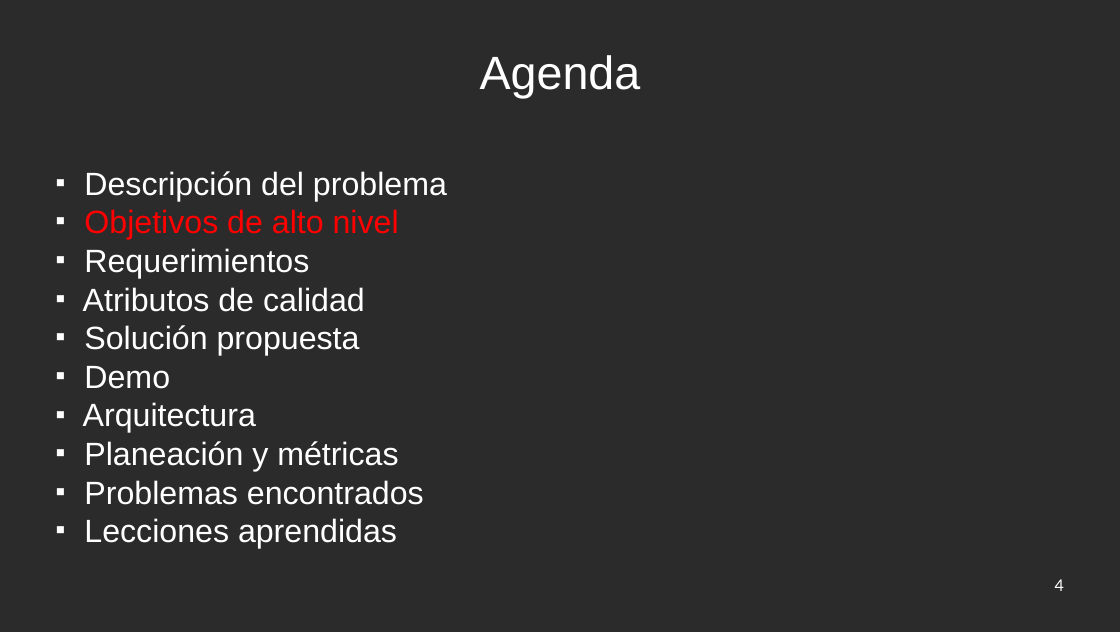
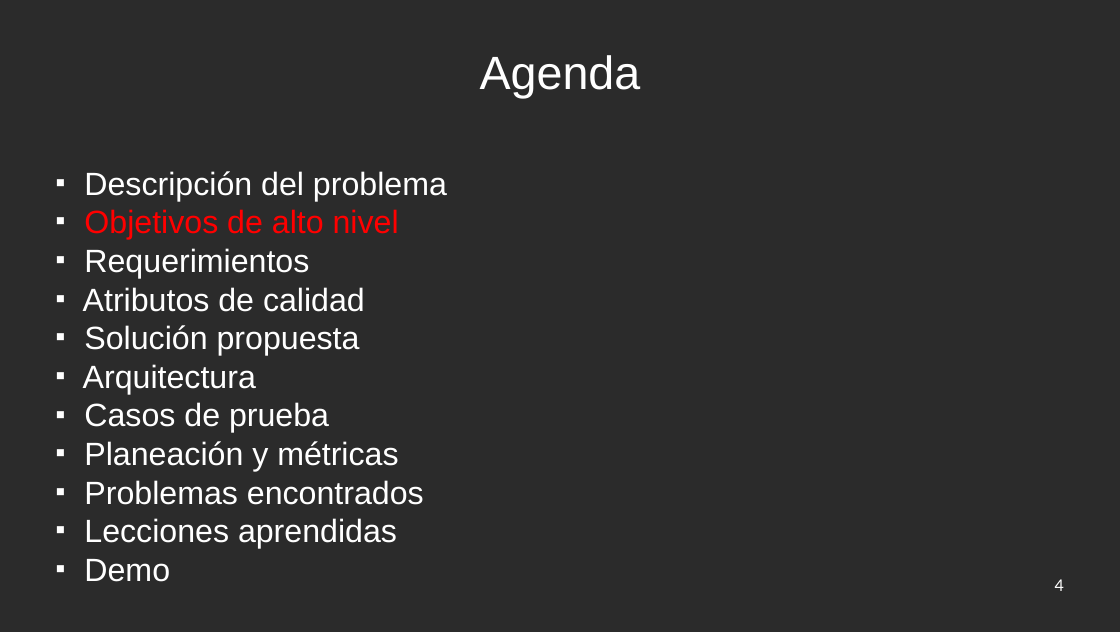
Before and after one commit to jw92/PPR, a slide deck: slide 4 of final.odp. Drawn at 1120x632 pixels with LibreOffice and Linux fonts; fonts in the diff are those of the drawing; background and template pictures are left out; a plain dark background stands for a picture behind light text. Boxes give left, top, right and bottom in pixels: in the first picture for what was removed or moved away, otherwise in the second. Text is boxed around its words. In the diff, an @@ line names an element or a change of style, - is before the commit and + after.

```diff
--- a/final.odp
+++ b/final.odp
@@ subtitle at (84, 366, 170, 389): paragraph removed @@
-■ Demo
@@ subtitle at (84, 402, 329, 433): paragraph added @@
+■ Casos de prueba
@@ subtitle at (84, 559, 170, 582): paragraph added @@
+■ Demo
```
Also in this commit, not shown: 9 other slides changed, 1 slide added.
